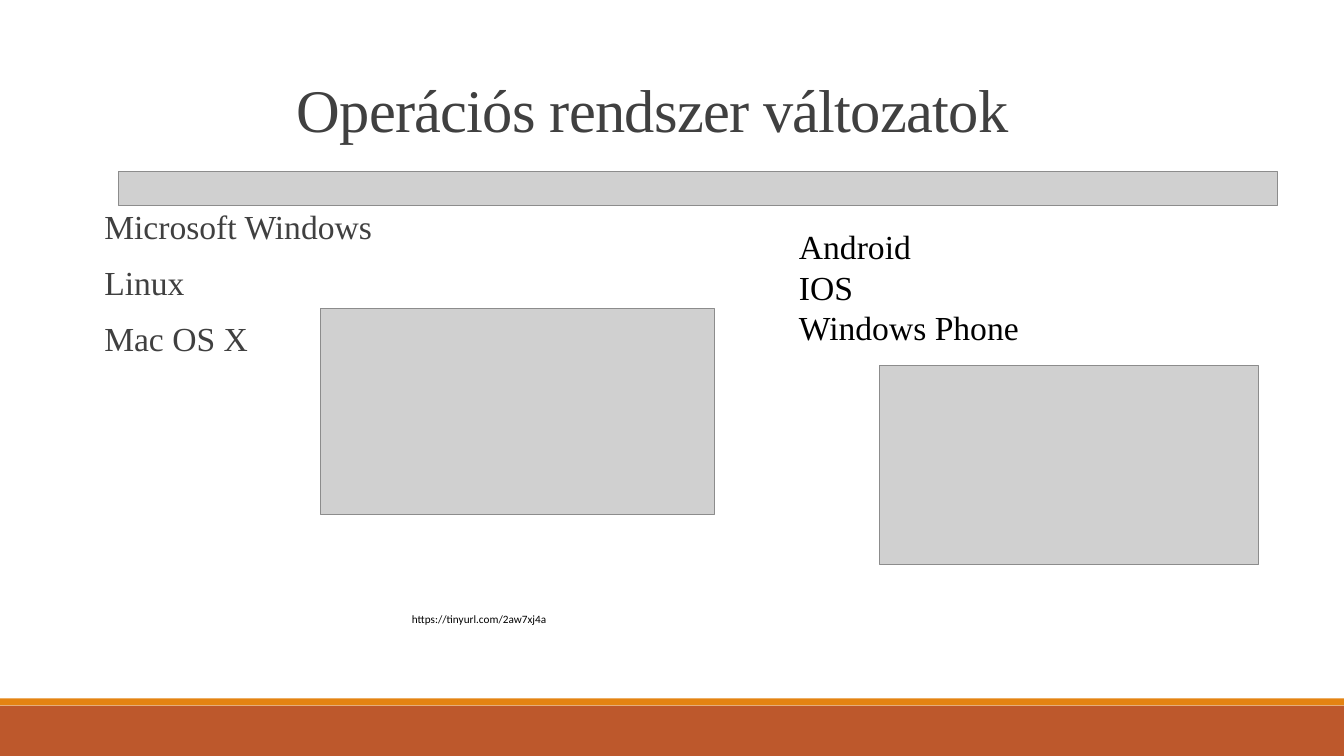
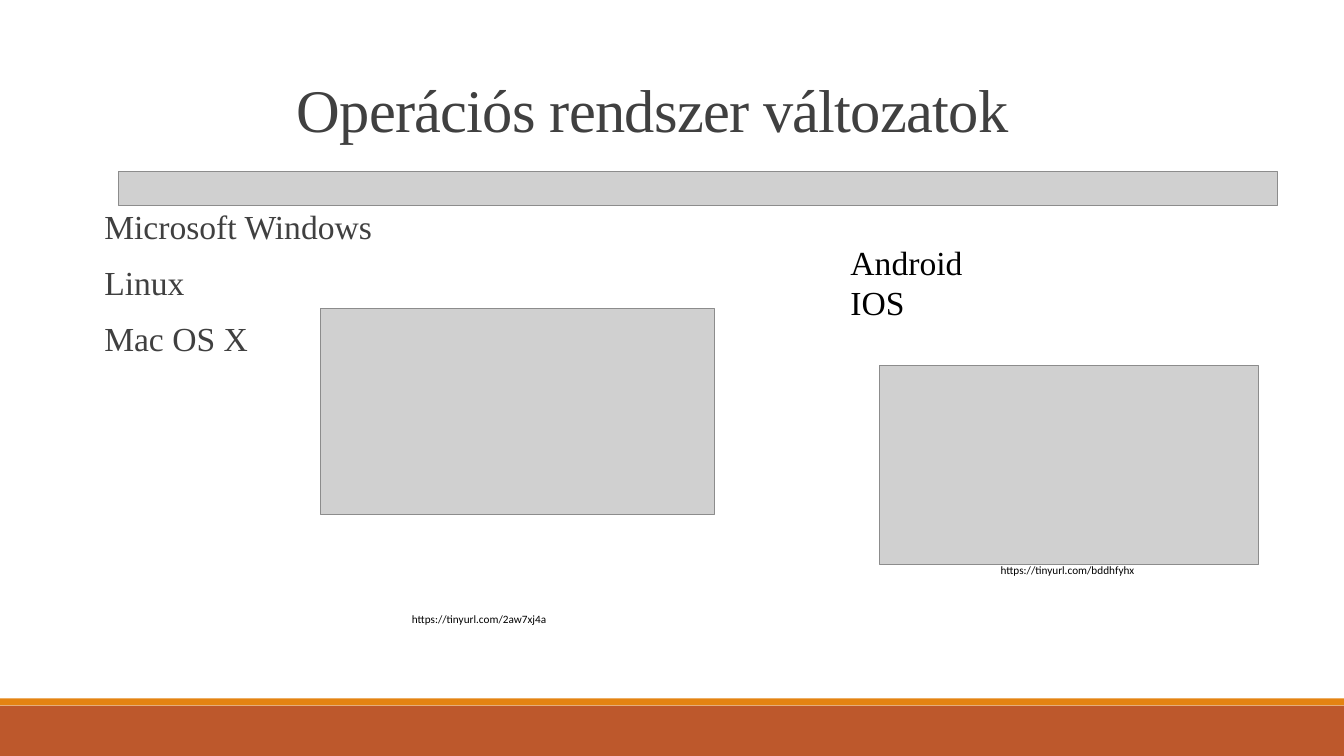
Before and after one commit to vargajanos/Paprika, a slide deck: slide 9 of Operációs rendszer ppt.pptx. Drawn at 1344x756 pixels with LibreOffice and Linux fonts; fonts in the diff are those of the drawing; grey boxes stand for pictures. Boxes give left, top, right and bottom in pixels: in the first picture for what was removed or moved away, otherwise in the second. Text is boxed around its words. In the diff, an @@ line names an element or a change of style, - is before the commit and + after.

```diff
--- a/Operációs rendszer ppt.pptx
+++ b/Operációs rendszer ppt.pptx
@@ text "Android" moved from (x1=799, y1=235, x2=1019, y2=341) to (x1=850, y1=251, x2=962, y2=316) @@
@@ text at (x1=799, y1=316, x2=1019, y2=341): paragraph removed @@
-Windows Phone
@@ text added at (x1=1001, y1=564, x2=1135, y2=576), 8 pt, text #000000 @@
+https://tinyurl.com/bddhfyhx
```
Also in this commit, not shown: 5 other slides changed.
